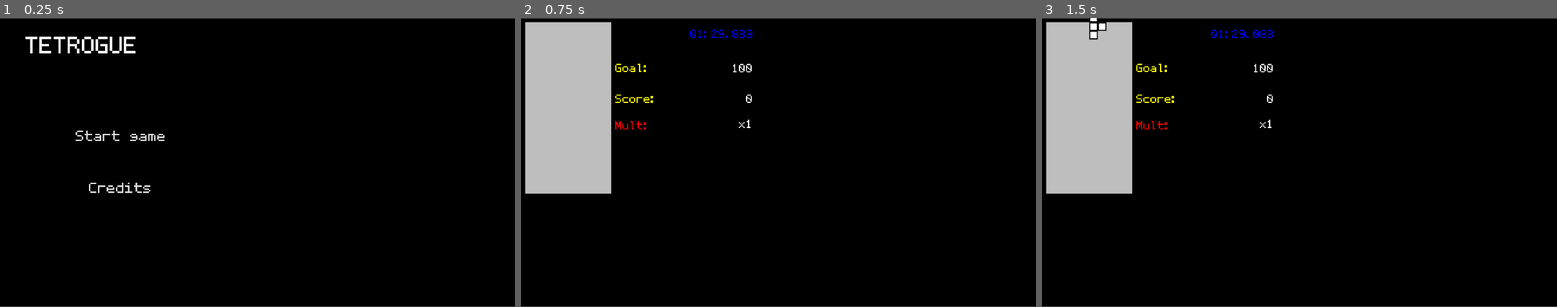
Above: before the commit, frames 1-3 (left to right).
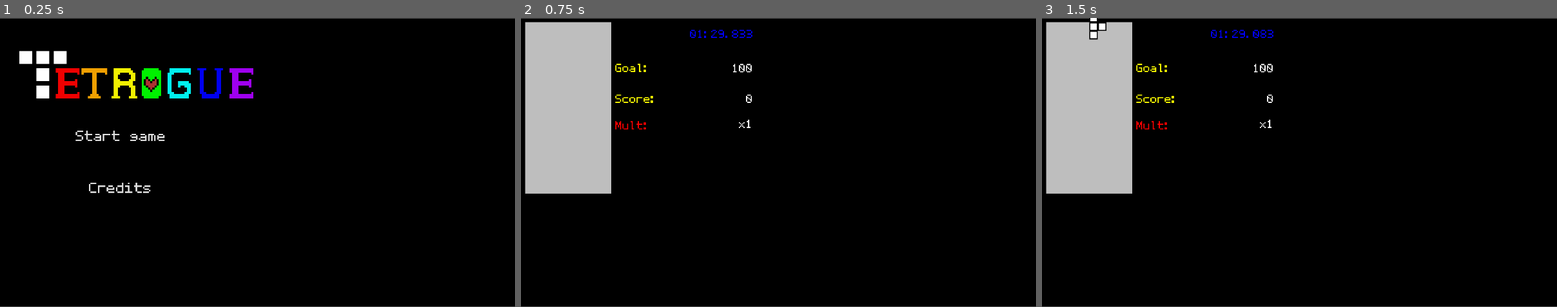
Above: after the commit, the same moments.

Repository: AsgerHB/create-jam-spring-2025
Game: Godot game, scene res://Scenes/Main Menu.tscn
Same seed, same stepped clock (60 frames per second), same inputs: the game is played once before the commit and once after it. This scene is started directly instead of the project's main scene. Sound files missing from this copy of the repository are replaced by a short silence.
Inputs:
- Up to frame 1 (0.25 s): no input
- Up to frame 2 (0.75 s): click "Start game" at 0.5 s
- Up to frame 3 (1.5 s): tap Enter at 1.25 s; hold Right (ui_right) from 1.28 s (still down)

The runs differ from the first frame. In frame 1, 3.0% of the frame differs, in the area x 3-50%, y 6-28%; in frame 2, nothing differs; in frame 3, nothing differs.

Commit message:
Added logo
Added an animated logo for the game in the main menu.

Diff:
--- a/Scenes/Main Menu.tscn
+++ b/Scenes/Main Menu.tscn
@@ -1,11 +1,13 @@
-[gd_scene load_steps=7 format=3 uid="uid://cx20x3knm431p"]
+[gd_scene load_steps=9 format=3 uid="uid://cx20x3knm431p"]
 
-[ext_resource type="Script" path="res://Scripts/MainMenu.gd" id="1_eotax"]
+[ext_resource type="Script" uid="uid://vt4epfuxfljr" path="res://Scripts/MainMenu.gd" id="1_eotax"]
 [ext_resource type="Texture2D" uid="uid://bb72uply2u8hi" path="res://Sprites/Black.png" id="1_hcxxy"]
 [ext_resource type="Theme" uid="uid://0guyg45mewl2" path="res://Theming/retro.tres" id="1_totuj"]
+[ext_resource type="Texture2D" uid="uid://ddwhqq338x4d3" path="res://Sprites/Logo.png" id="3_0126h"]
+[ext_resource type="Script" uid="uid://2kgxgonphbi5" path="res://Scripts/MoveLogo.gd" id="4_4lp62"]
 [ext_resource type="Script" uid="uid://d3hhgq3jyhwgk" path="res://Scripts/ListenerExample.gd" id="4_eotax"]
 [ext_resource type="AudioStream" uid="uid://bkslgyuj1ovc7" path="res://Sound/Tetrogue - Menu.wav" id="5_mjet1"]
-[ext_resource type="Script" path="res://Scripts/LoopMusic.gd" id="6_0126h"]
+[ext_resource type="Script" uid="uid://bx82estqdp3a7" path="res://Scripts/LoopMusic.gd" id="6_0126h"]
 
 [node name="Menu2" type="Node2D"]
 script = ExtResource("1_eotax")
@@ -15,7 +17,13 @@
 scale = Vector2(120.188, 67.1875)
 texture = ExtResource("1_hcxxy")
 
+[node name="Logo" type="Sprite2D" parent="."]
+position = Vector2(512, 196)
+texture = ExtResource("3_0126h")
+script = ExtResource("4_4lp62")
+
 [node name="RichTextLabel" type="RichTextLabel" parent="."]
+visible = false
 offset_left = 95.0
 offset_top = 44.0
 offset_right = 1092.0
--- /dev/null
+++ b/Scripts/MoveLogo.gd
@@ -0,0 +1,12 @@
+extends Sprite2D
+
+var is_down: bool = false
+
+func _ready() -> void:
+	while true:
+		if is_down:
+			position.y -= 16
+		else:
+			position.y += 16
+		is_down = !is_down
+		await get_tree().create_timer(1.4166667).timeout
Not shown, added: Scripts/MoveLogo.gd.uid
Binary file added: Sprites/Logo.png
Not shown, added: Sprites/Logo.png.import
